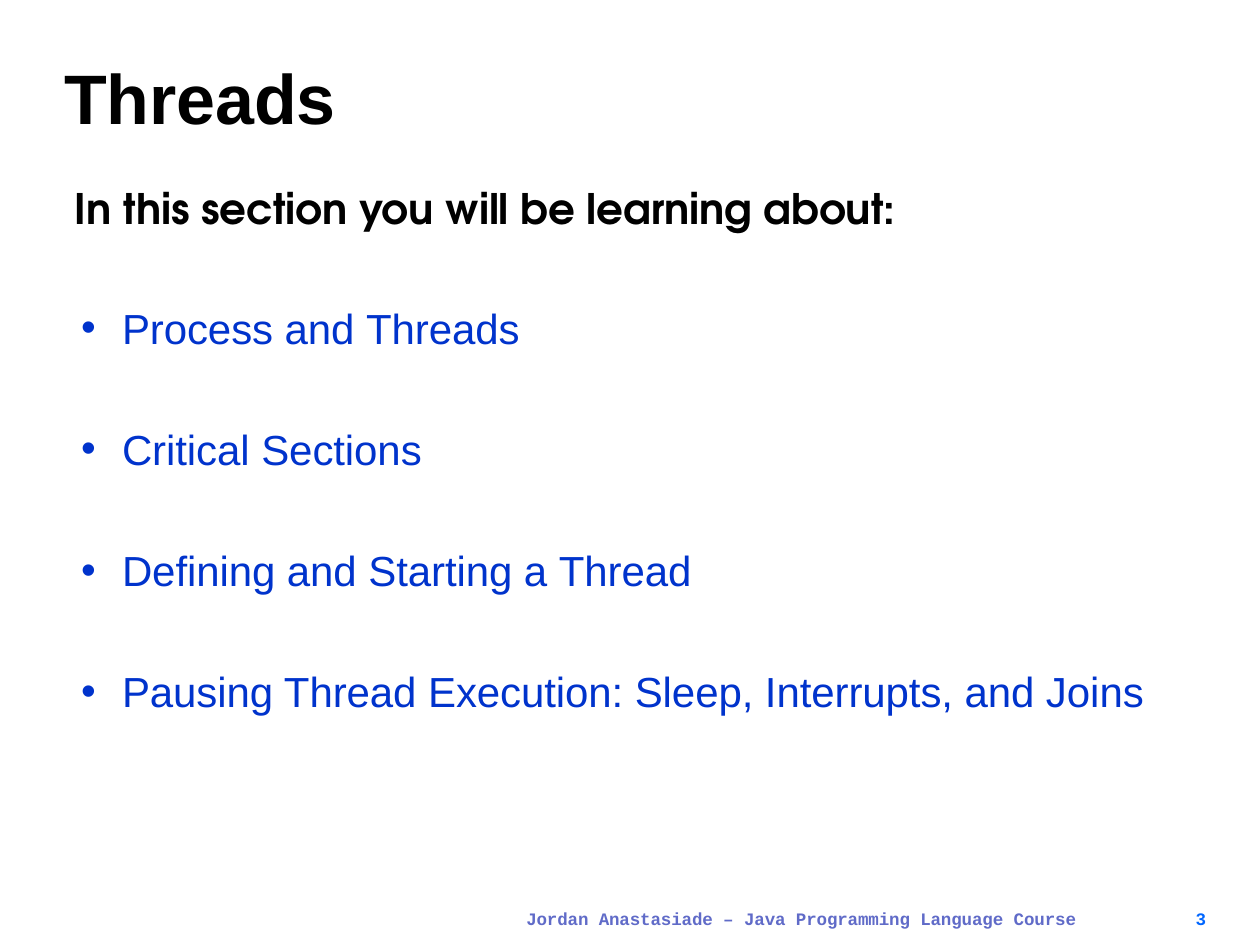
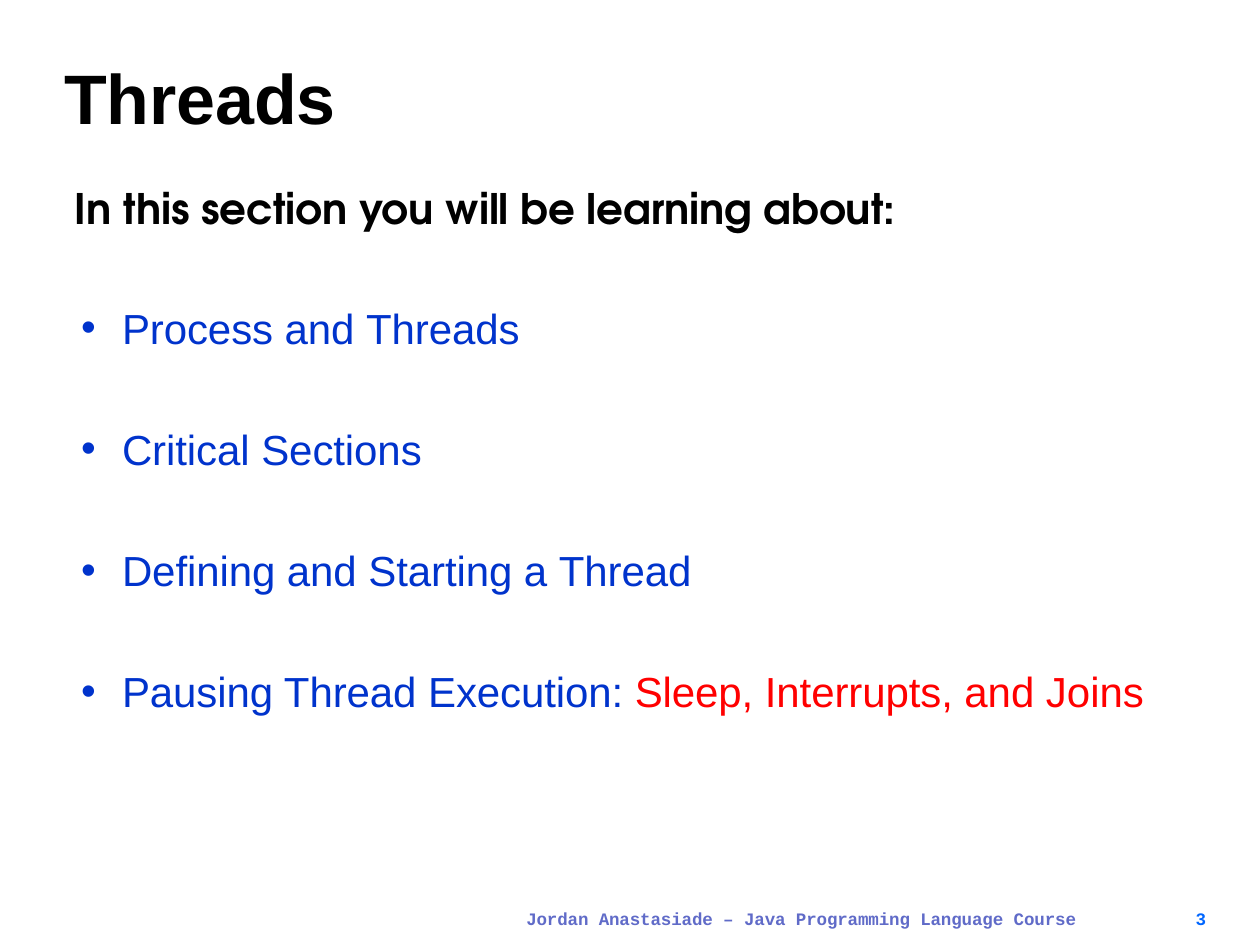
Before and after one commit to JongkukLee/JAC444, a slide deck: slide 3 of lect5-s1-thread-basic.pptx. Drawn at 1260x945 pixels with LibreOffice and Linux fonts; fonts in the diff are those of the drawing. Boxes give left, top, right and bottom in pixels: in the first picture for what was removed or moved away, otherwise in the second. Text is boxed around its words. In the diff, an @@ line names an element or a change of style, - is before the commit and + after.

```diff
--- a/lect5-s1-thread-basic.pptx
+++ b/lect5-s1-thread-basic.pptx
@@ text at [122, 676, 1144, 715]: text colour #0033CC to #FF0000 in "Sleep, Interrupts, and Joins" @@
```
Also in this commit, not shown: 18 other slides changed, 20 other files.
